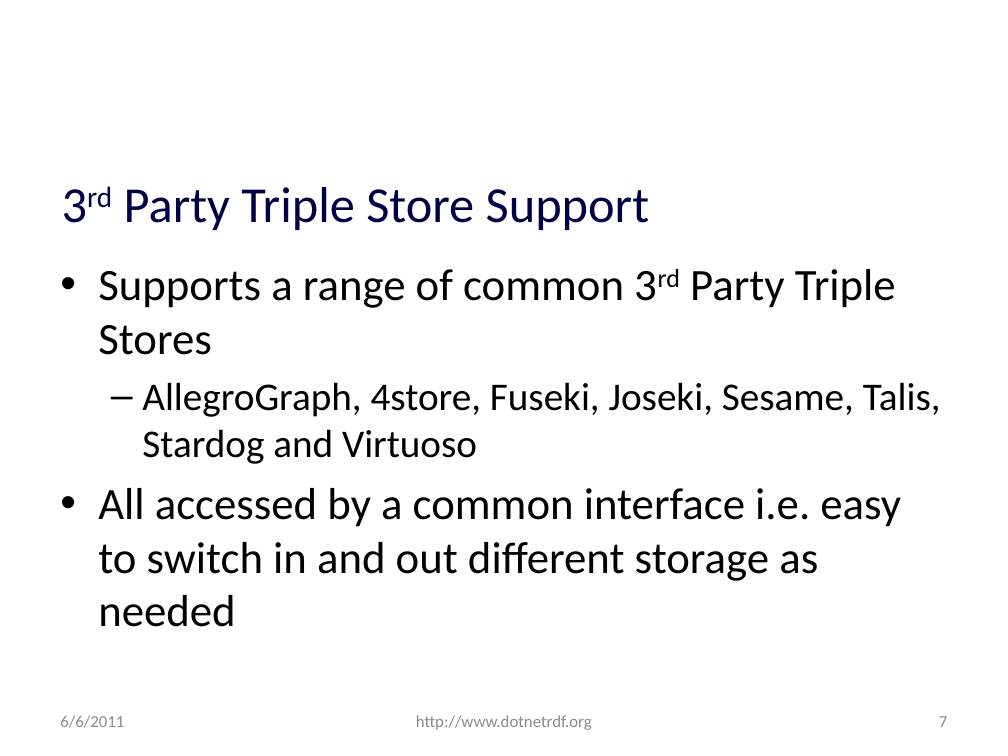
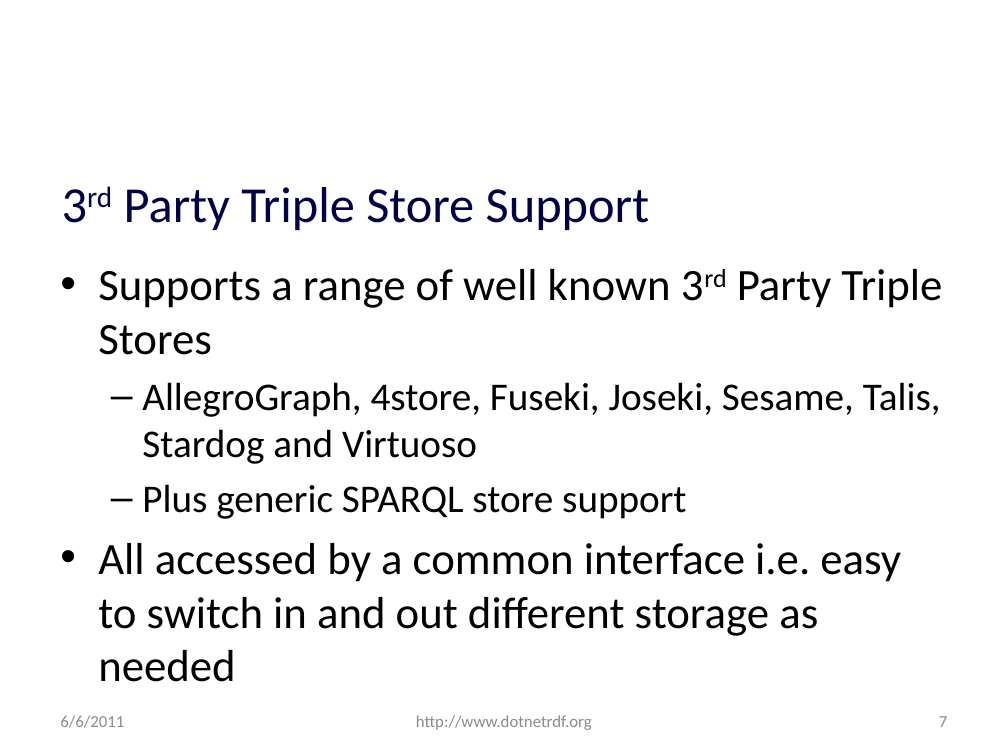
Before and after one commit to JohnGoldsmith/dotnetrdf-wiki, a slide deck: slide 7 of Slides/SemTech West 2011 Lightning Talk.pptx. Drawn at 1008x756 pixels with LibreOffice and Linux fonts; fonts in the diff are those of the drawing; background and template pictures are left out. Boxes give left, top, right and bottom in pixels: in the first picture for what was removed or moved away, otherwise in the second. Text is boxed around its words. In the diff, an @@ line names an element or a change of style, - is before the commit and + after.

```diff
--- a/Slides/SemTech West 2011 Lightning Talk.pptx
+++ b/Slides/SemTech West 2011 Lightning Talk.pptx
@@ text at bbox=[98, 269, 942, 355]: text changed @@
-• Supports a range of common 3rd Party Triple Stores
+• Supports a range of well known 3rd Party Triple Stores
@@ text at bbox=[142, 484, 686, 519]: paragraph added @@
+  – Plus generic SPARQL store support
```
Also in this commit, not shown: 7 other slides changed, 1 other file.
